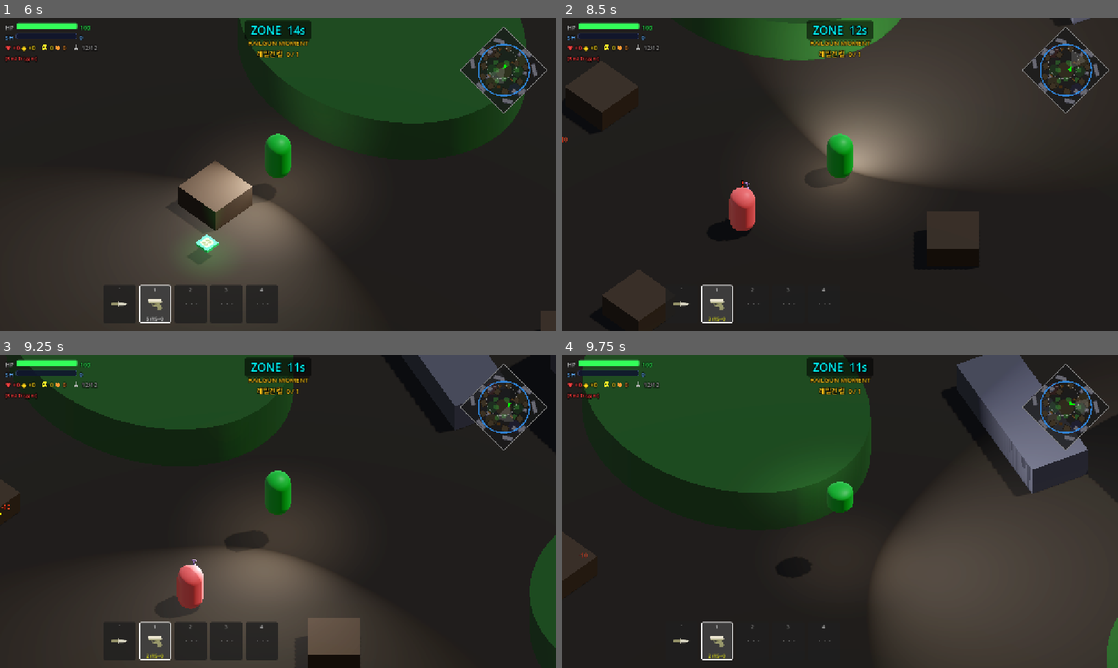
Above: before the commit, frames 1-4 (two rows, left to right).
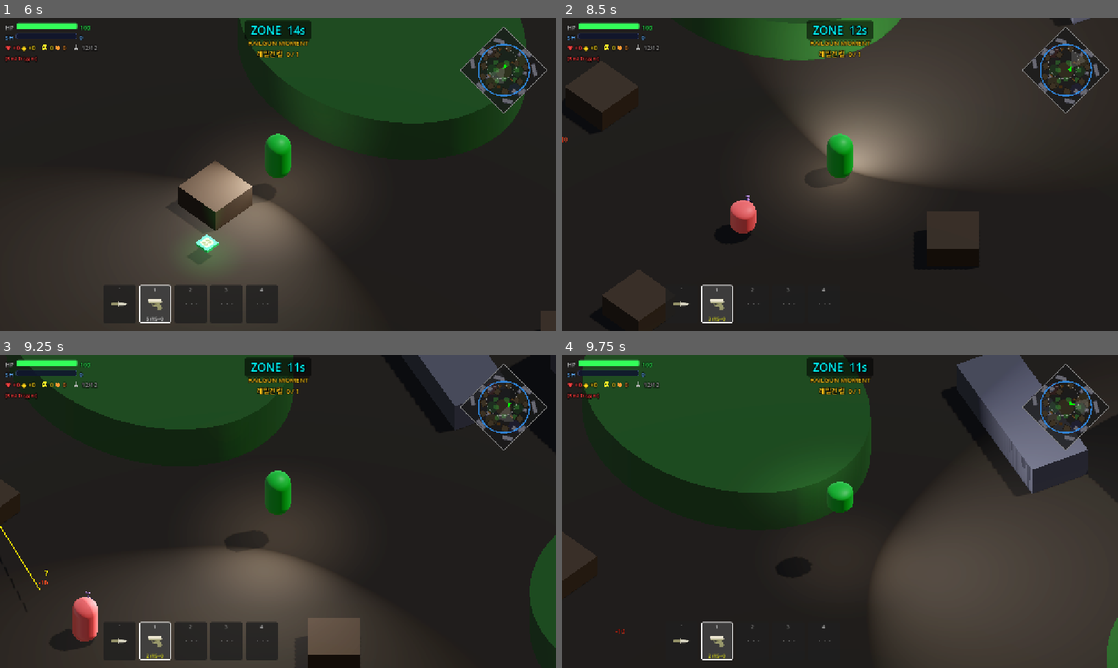
Above: after the commit, the same moments.

Repository: Kyulhee/battle-capsule
Game: Godot game, scene res://src/Main.tscn
Same seed, same stepped clock (60 frames per second), same inputs: the game is played once before the commit and once after it.
Inputs (mouse positions are in pixels of both pictures, inside the frame that each line leads up to):
- Up to frame 1 (6 s): click "START MATCH" at 0.5 s; click "START MATCH" at 1.25 s; click "쉬움" at 2 s; click "보통" at 2.75 s; click "어려움" at 3.5 s; click "지옥" at 4.25 s; click "RECORDS" at 5 s; click "선택" at 5.75 s
- Up to frame 2 (8.5 s): tap Enter at 6.5 s; move the mouse to (962, 158) at 6.52 s; hold D (ui_right) 6.53-7.28 s; tap Q (heal) at 6.6, 7.55, 8.1 s; click (962, 158) at 6.67 s; tap Space at 6.77, 7.52 s; move the mouse to (728, 190) at 7.27 s; hold S (ui_down) 7.28-8.03 s; click (728, 190) at 7.35 s; move the mouse to (895, 105) at 8.02 s; hold D (ui_right) from 8.03 s (still down)
- Up to frame 3 (9.25 s): move the mouse to (250, 574) at 8.77 s; release D (ui_right) at 8.78 s; hold W (ui_up) from 8.78 s (still down); tap F (interact) at 8.85 s; click (250, 574) at 8.92 s; tap Space at 9.02 s; tap Q (heal) at 9.05 s
- Up to frame 4 (9.75 s): move the mouse to (1006, 558) at 9.52 s; release W (ui_up) at 9.53 s; hold A (ui_left) from 9.53 s (still down); tap C at 9.6 s

Frame 1 is identical in both runs. In frame 2, 0.5% of the frame differs, in the area x 30-35%, y 51-69%; in frame 3, 1.3%, in the area x 0-37%, y 47-92%; in frame 4, less than 0.1%.

Commit message:
refactor: move loot resources to catalog

Diff:
--- a/src/Main.gd
+++ b/src/Main.gd
@@ -20,21 +20,13 @@
 var _hell_announce_panel: Control = null
 var _pause_panel: Control = null
 
-@export_group("Loot")
-@export var railgun_item: ItemData = preload("res://src/items/weapon_railgun.tres")
-@export var pickup_scene: PackedScene = preload("res://src/entities/pickup/Pickup.tscn")
-@export var item_templates: Array[ItemData] = [
-	preload("res://src/items/ammo_ar.tres"),
-	preload("res://src/items/ammo_shotgun.tres"),
-	preload("res://src/items/ammo_railgun.tres"),
-	preload("res://src/items/heal_pickup.tres"),
-	preload("res://src/items/weapon_ar.tres"),
-	preload("res://src/items/weapon_shotgun.tres"),
-	preload("res://src/items/armor_pickup.tres")
-]
 @export var loot_count: int = 40
 @export var spawn_radius: float = 45.0
 
+var railgun_item: ItemData = null
+var pickup_scene: PackedScene = null
+var item_templates: Array[ItemData] = []
+var extra_consumable_templates: Array[ItemData] = []
 var weapon_templates: Array[ItemData] = []
 var consumable_templates: Array[ItemData] = []
 
@@ -63,7 +55,6 @@
 
 var _result_panel_nodes: Dictionary = {}
 
-const HEAL_ADVANCED_ITEM = preload("res://src/items/heal_advanced_pickup.tres")
 const ArtifactCatalogScript = preload("res://src/core/ArtifactCatalog.gd")
 const ArtifactSelectionPanelBuilderScript = preload("res://src/ui/panels/ArtifactSelectionPanelBuilder.gd")
 const AssetCatalogScript = preload("res://src/core/AssetCatalog.gd")
@@ -77,6 +68,7 @@
 const HelpPanelBuilderScript = preload("res://src/ui/HelpPanelBuilder.gd")
 const HellEventControllerScript = preload("res://src/core/HellEventController.gd")
 const HellAnnouncementBuilderScript = preload("res://src/ui/panels/HellAnnouncementBuilder.gd")
+const ItemResourceCatalogScript = preload("res://src/core/ItemResourceCatalog.gd")
 const LootSpawnerScript = preload("res://src/core/LootSpawner.gd")
 const LootSpawnDirectorScript = preload("res://src/systems/match/LootSpawnDirector.gd")
 const MenuControllerScript = preload("res://src/ui/menu/MenuController.gd")
@@ -124,6 +116,7 @@
 	supply_controller = SupplyDropControllerScript.new()
 	hell_events = HellEventControllerScript.new()
 	hell_events.event_text_requested.connect(_show_event_text)
+	_configure_item_resources()
 	menu_controller = MenuControllerScript.new()
 	menu_controller.configure($CanvasLayer/Control)
 	asset_catalog = AssetCatalogScript.new()
@@ -427,6 +420,12 @@
 	if sfx and sfx.has_method("set_asset_catalog"):
 		sfx.set_asset_catalog(asset_catalog)
 
+func _configure_item_resources():
+	pickup_scene = ItemResourceCatalogScript.pickup_scene()
+	railgun_item = ItemResourceCatalogScript.supply_railgun_item()
+	item_templates = ItemResourceCatalogScript.default_item_templates()
+	extra_consumable_templates = ItemResourceCatalogScript.extra_consumable_templates()
+
 func _apply_game_config():
 	_apply_match_tuning(MatchTuningScript.from_game_config(game_config, _current_match_tuning()))
 
@@ -640,7 +639,7 @@
 func _categorize_templates():
 	weapon_templates.clear()
 	consumable_templates.clear()
-	var categorized = LootSpawnDirectorScript.categorize_templates(item_templates, [HEAL_ADVANCED_ITEM])
+	var categorized = LootSpawnDirectorScript.categorize_templates(item_templates, extra_consumable_templates)
 	for template in categorized.get("weapons", []):
 		weapon_templates.append(template)
 	for template in categorized.get("consumables", []):
--- /dev/null
+++ b/src/core/ItemResourceCatalog.gd
@@ -0,0 +1,36 @@
+class_name ItemResourceCatalog
+extends RefCounted
+
+const PICKUP_SCENE: PackedScene = preload("res://src/entities/pickup/Pickup.tscn")
+
+const AMMO_AR: ItemData = preload("res://src/items/ammo_ar.tres")
+const AMMO_SHOTGUN: ItemData = preload("res://src/items/ammo_shotgun.tres")
+const AMMO_RAILGUN: ItemData = preload("res://src/items/ammo_railgun.tres")
+const HEAL_PICKUP: ItemData = preload("res://src/items/heal_pickup.tres")
+const HEAL_ADVANCED_PICKUP: ItemData = preload("res://src/items/heal_advanced_pickup.tres")
+const WEAPON_AR: ItemData = preload("res://src/items/weapon_ar.tres")
+const WEAPON_SHOTGUN: ItemData = preload("res://src/items/weapon_shotgun.tres")
+const WEAPON_RAILGUN: ItemData = preload("res://src/items/weapon_railgun.tres")
+const ARMOR_PICKUP: ItemData = preload("res://src/items/armor_pickup.tres")
+
+static func pickup_scene() -> PackedScene:
+	return PICKUP_SCENE
+
+static func default_item_templates() -> Array[ItemData]:
+	return [
+		AMMO_AR,
+		AMMO_SHOTGUN,
+		AMMO_RAILGUN,
+		HEAL_PICKUP,
+		WEAPON_AR,
+		WEAPON_SHOTGUN,
+		ARMOR_PICKUP,
+	]
+
+static func extra_consumable_templates() -> Array[ItemData]:
+	return [
+		HEAL_ADVANCED_PICKUP,
+	]
+
+static func supply_railgun_item() -> ItemData:
+	return WEAPON_RAILGUN
Not shown, changed: docs/ARCHITECTURE.md
Not shown, changed: docs/DEVLOG.md
Not shown, changed: docs/IMPACT_MAP.md
Not shown, changed: docs/MASTERPLAN.md
Not shown, changed: docs/devlog/v1.10.md
